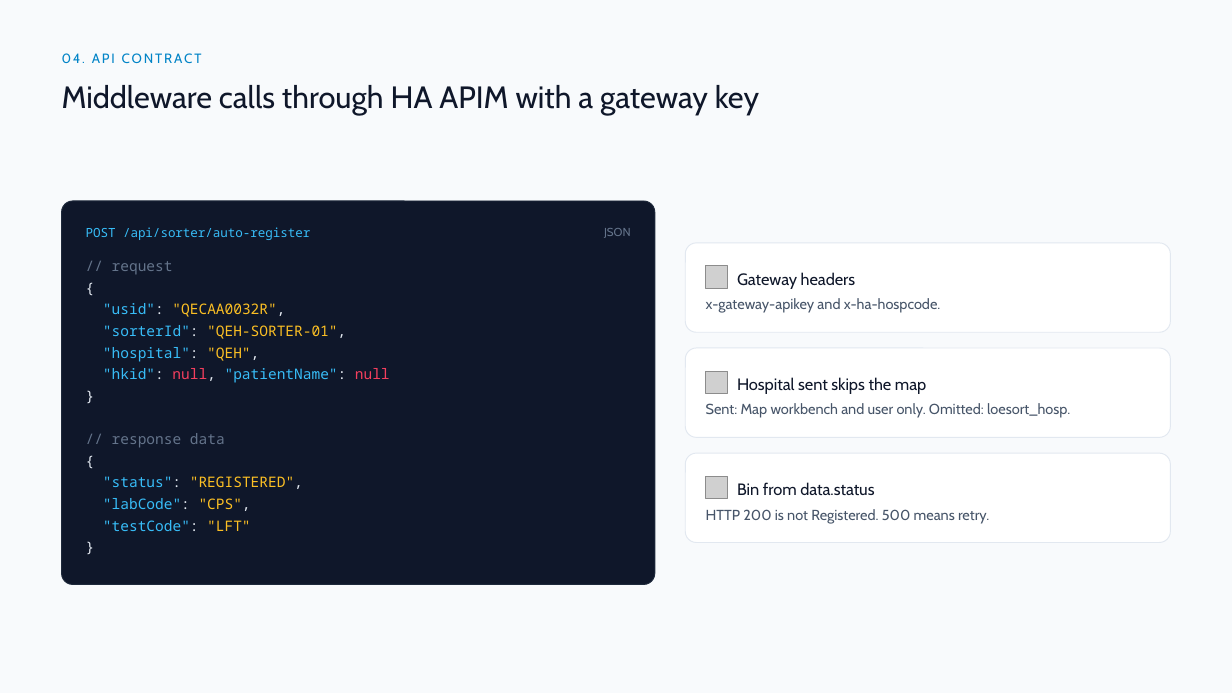
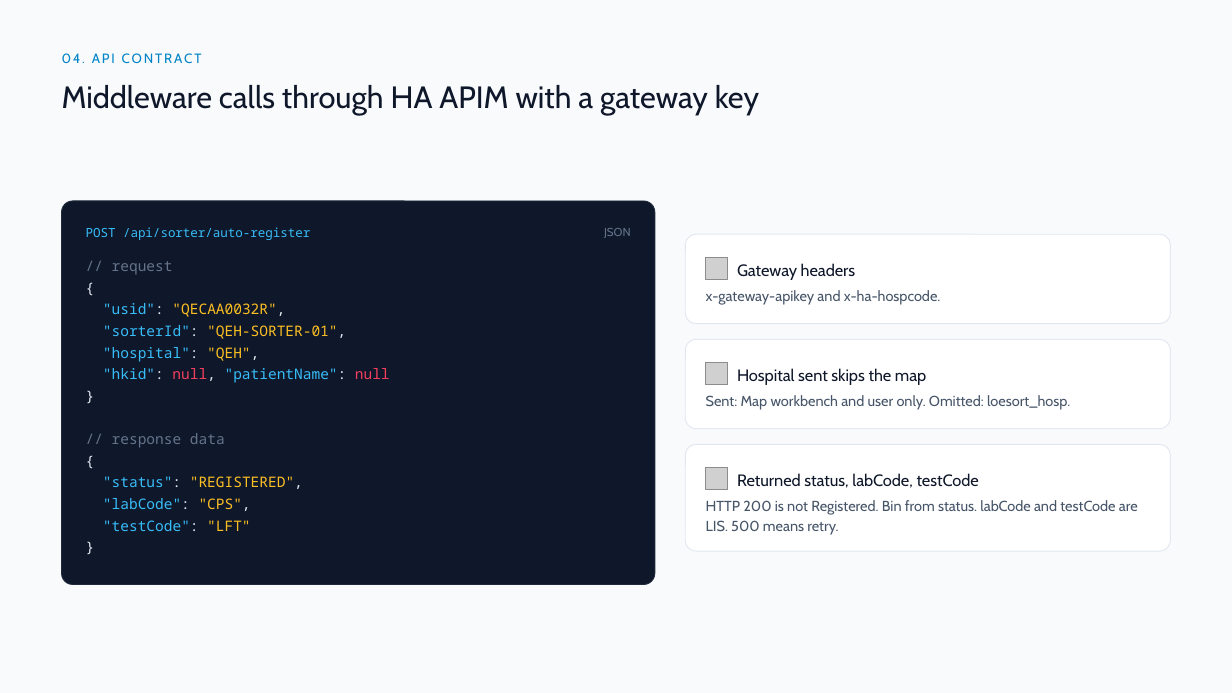
Before and after one commit to DragonChong/HA-Notes, a slide deck: slide 13 of SDLC/Projects/TMP-specimen-sorter-api — Specimen Sorter API/assets/Specimen Sorter API v3.pptx. Drawn at 1232x693 pixels with LibreOffice and Linux fonts; fonts in the diff are those of the drawing; grey boxes stand for pictures. Boxes give left, top, right and bottom in pixels: in the first picture for what was removed or moved away, otherwise in the second. Text is boxed around its words. In the diff, an @@ line names an element or a change of style, - is before the commit and + after.

```diff
--- a/SDLC/Projects/TMP-specimen-sorter-api — Specimen Sorter API/assets/Specimen Sorter API v3.pptx
+++ b/SDLC/Projects/TMP-specimen-sorter-api — Specimen Sorter API/assets/Specimen Sorter API v3.pptx
@@ 4 texts, 3 pictures, 2 rounded rectangles: place and size @@
-4 texts, 3 pictures, 2 rounded rectangles at (686,243,1171,498)
+4 texts, 3 pictures, 2 rounded rectangles at (686,235,1171,490)
@@ rounded rectangle: place and size @@
-rounded rectangle at (686,453,1171,543)
+rounded rectangle at (686,445,1171,552)
@@ rounded rectangle at (686,445,1171,552): proportions changed @@
@@ text at (737,473,979,488): text changed @@
-Bin from data.status
+Returned status, labCode, testCode
@@ text at (706,500,1138,535): text changed @@
-HTTP 200 is not Registered. 500 means retry.
+HTTP 200 is not Registered. Bin from status. labCode and testCode are LIS. 500 means retry.
```
Also in this commit, not shown: 6 other slides changed, 2 other files.
